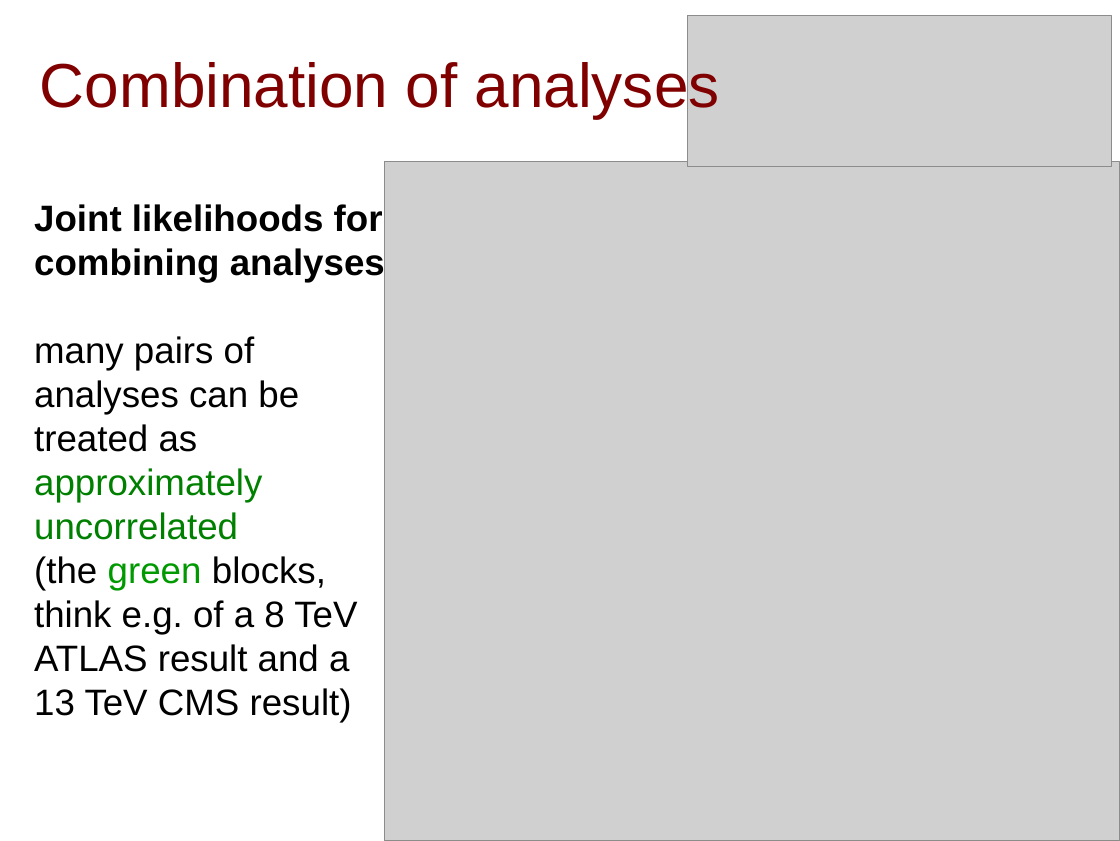
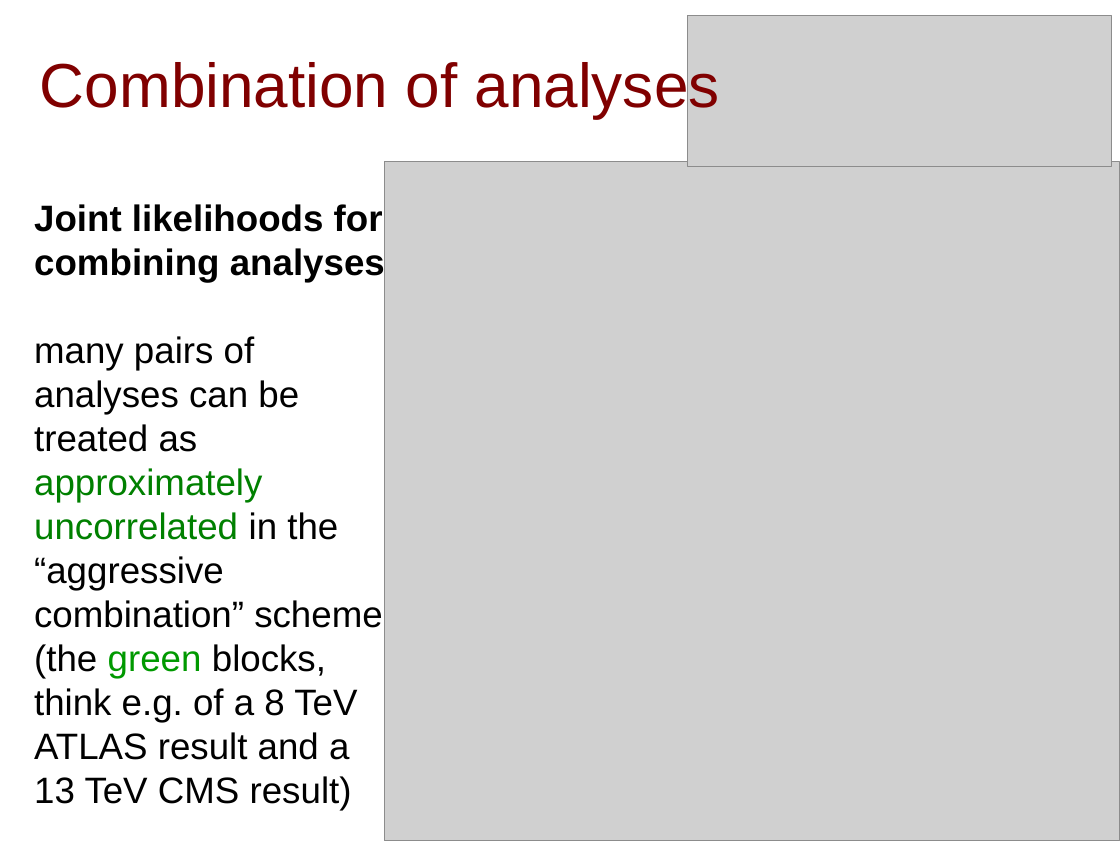
Before and after one commit to SModelS/smodels-utils, a slide deck: slide 10 of combinations/amb.odp (slide 9 before the commit). Drawn at 1120x841 pixels with LibreOffice and Linux fonts; fonts in the diff are those of the drawing; grey boxes stand for pictures. Boxes give left, top, right and bottom in pixels: in the first picture for what was removed or moved away, otherwise in the second. Text is boxed around its words. In the diff, an @@ line names an element or a change of style, - is before the commit and + after.

```diff
--- a/combinations/amb.odp
+++ b/combinations/amb.odp
@@ text at (x1=34, y1=336, x2=383, y2=628): text changed @@
-many pairs of analyses can be treated as approximately uncorrelated
+many pairs of analyses can be treated as approximately uncorrelated in the
+“aggressive combination” scheme
```
Also in this commit, not shown: 6 other slides changed, 4 slides added, 2 other files.
